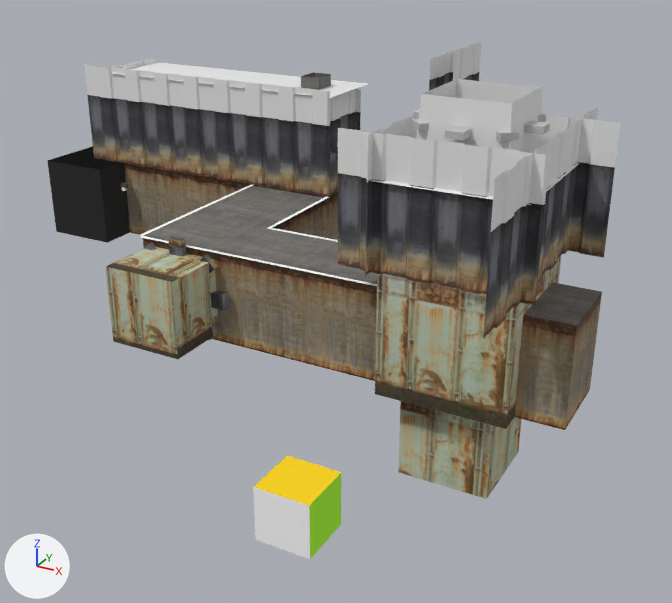
Renders of the COLLADA model assets/metal_place.dae from each side of a commit.
Rendered twice from a 50 mm camera at (16.24, -21.2, 9.39) aimed at (6.16, -2.87, 0.22). The lights are fixed; the arrows at lower left show +X, +Y and +Z. Where no turn or scale is listed for an object, it has been applied to the vertices.

Names of what the first picture shows: 'box', 'corrugation', 'corrugation.001', 'corrugation.002', 'corrugation.005', 'corrugation_1.001', 'corrugation_1.002', 'corrugation_1.003', 'corrugation_1.004', 'corrugation_2.001', 'corrugation_2.002', 'group_1', 'group_2', 'group_8'.
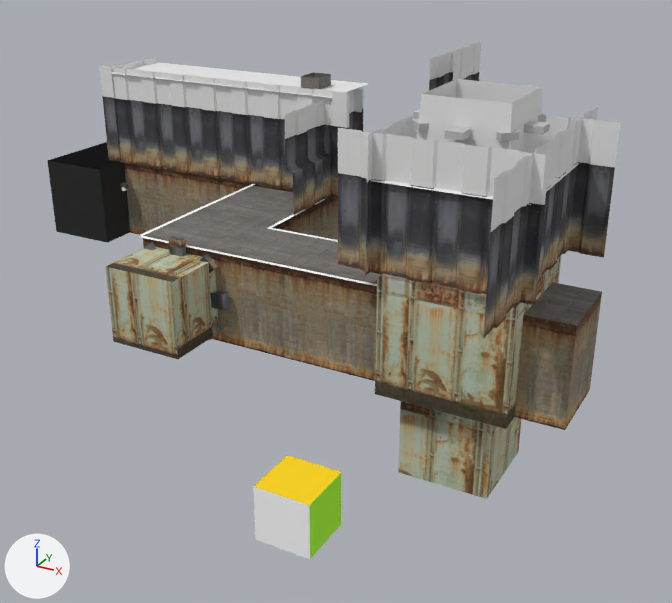
Changed parts and their boxes (x1, y1, x2, y2) in the pictures (672 x 603 px):
'corrugation_1.001', moved: before (262, 84, 330, 197); after (280, 85, 350, 198)
'corrugation_1.002', moved: before (198, 77, 265, 186); after (215, 78, 282, 188)
'corrugation_1.003', moved: before (139, 70, 204, 176); after (155, 72, 221, 178)
'corrugation_1.004', moved: before (84, 64, 147, 167); after (99, 66, 163, 169)
'corrugation_2.006', added: after (284, 101, 331, 215)
'corrugation_2.001', moved: before (330, 89, 356, 195); after (345, 86, 364, 131)
'corrugation_2.002', moved: before (332, 89, 361, 130); after (354, 89, 362, 131)

The change, as a diff of the scene's bpy script:
```diff
--- a/assets/metal_place.dae.py
+++ b/assets/metal_place.dae.py
@@ ob_corrugation_2_001 @@
 ob_corrugation_2_001.parent = ob_group_2
-ob_corrugation_2_001.location = (14.62, 17.37, 4.2)
+ob_corrugation_2_001.location = (14.62, 17.68, 4.2)
@@ ob_corrugation_2_002 @@
 ob_corrugation_2_002.parent = ob_group_2
-ob_corrugation_2_002.location = (14.56, 19.41, 4.2)
+ob_corrugation_2_002.location = (14.61, 19.41, 4.2)
 ob_corrugation_2_002.rotation_euler = (0.0, 0.0, 1.571)  # degrees (0, 0, 90)
@@ ob_corrugation_1_001 @@
 ob_corrugation_1_001.parent = ob_group_2
-ob_corrugation_1_001.location = (12.62, 17.41, 4.2)
+ob_corrugation_1_001.location = (13.14, 17.46, 4.2)
 ob_corrugation_1_001.rotation_euler = (0.0, 0.0, -1.571)  # degrees (0, 0, -90)
@@ ob_corrugation_1_002 @@
 ob_corrugation_1_002.parent = ob_group_2
-ob_corrugation_1_002.location = (10.62, 17.41, 4.2)
+ob_corrugation_1_002.location = (11.14, 17.46, 4.2)
 ob_corrugation_1_002.rotation_euler = (0.0, 0.0, -1.571)  # degrees (0, 0, -90)
@@ ob_corrugation_1_003 @@
 ob_corrugation_1_003.parent = ob_group_2
-ob_corrugation_1_003.location = (8.625, 17.41, 4.2)
+ob_corrugation_1_003.location = (9.145, 17.46, 4.2)
 ob_corrugation_1_003.rotation_euler = (0.0, 0.0, -1.571)  # degrees (0, 0, -90)
@@ ob_corrugation_1_004 @@
 ob_corrugation_1_004.parent = ob_group_2
-ob_corrugation_1_004.location = (6.625, 17.41, 4.2)
+ob_corrugation_1_004.location = (7.145, 17.46, 4.2)
 ob_corrugation_1_004.rotation_euler = (0.0, 0.0, -1.571)  # degrees (0, 0, -90)
@@ ob_corrugation_2_006 @@
+ob_corrugation_2_006 = bpy.data.objects.new('corrugation_2.006', me_corrugation_2)
+ob_corrugation_2_006.parent = ob_group_2
+ob_corrugation_2_006.location = (14.62, 15.68, 4.2)
```
